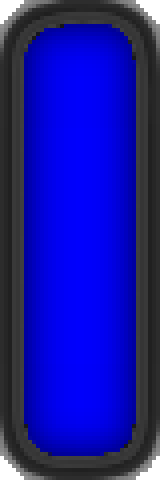
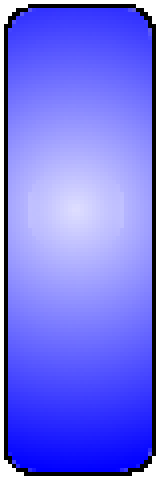
Comparing the layer stacks of the two w=160, h=480 images. Changes:
painted on "Tło" over 0, 0, 160, 480
removed layer "Nowa warstwa" over 0, 0, 160, 480
